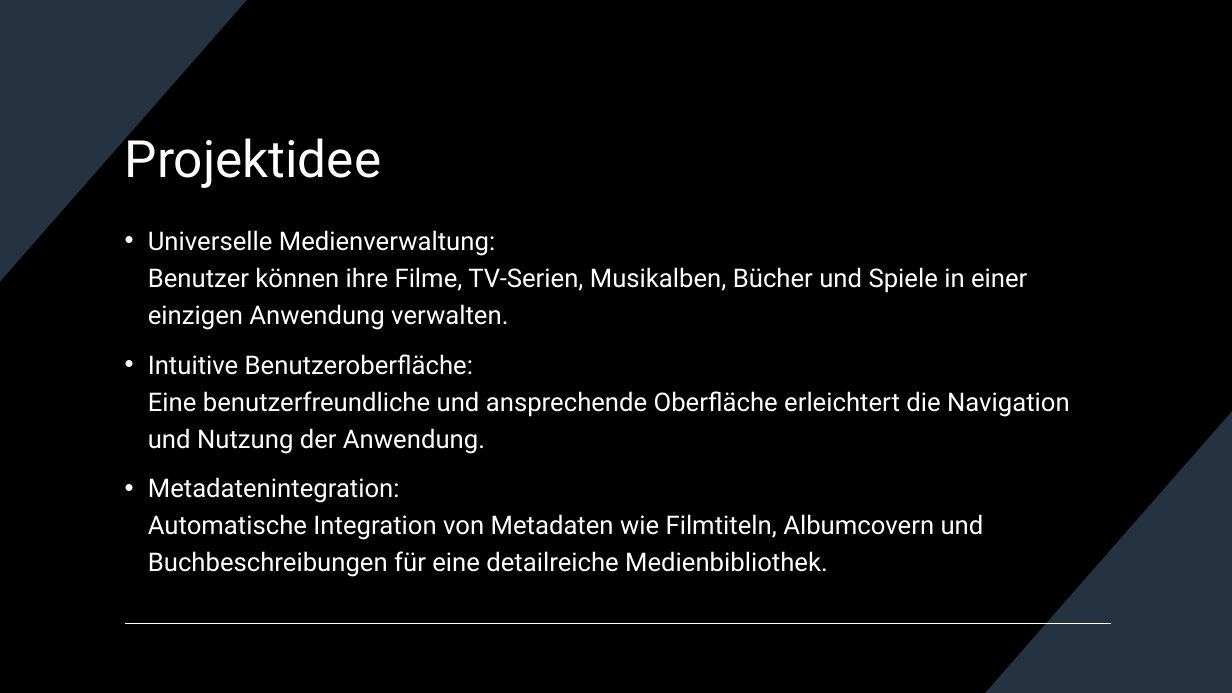
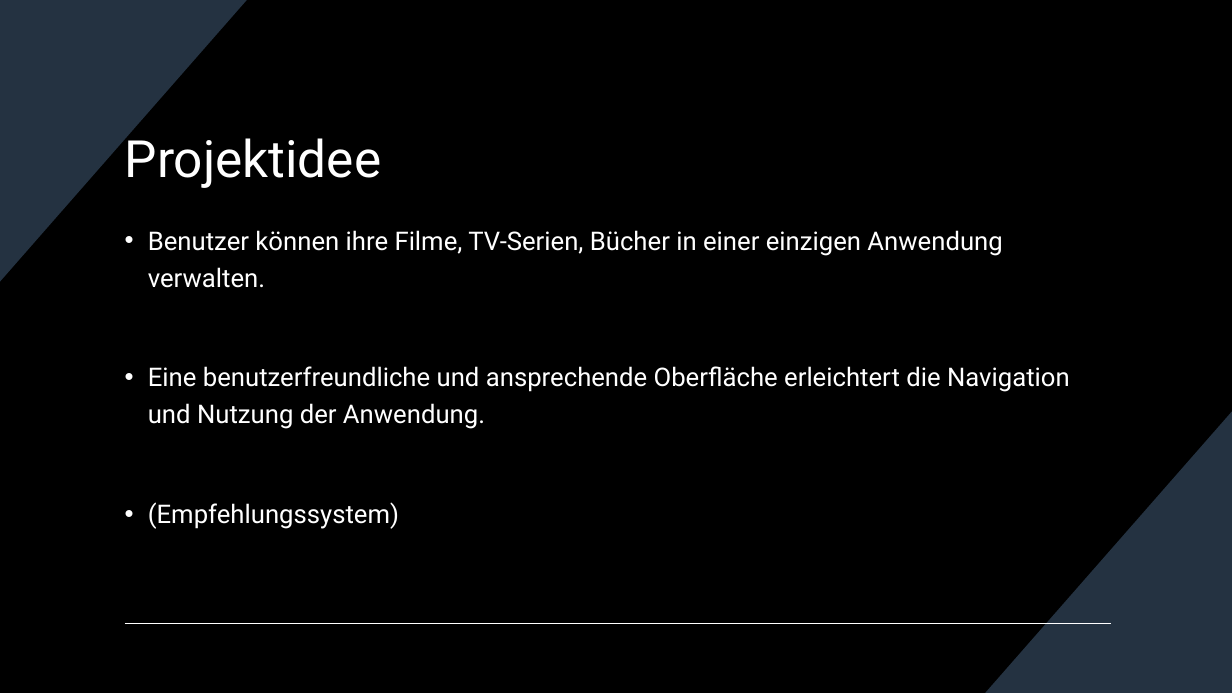
Before and after one commit to AaloFanaa/htldo5_swp, a slide deck: slide 4 of ScreenTale/Projektmanagement/Zwischenpräsentation_14_12_2023.pptx. Drawn at 1232x693 pixels with LibreOffice and Linux fonts; fonts in the diff are those of the drawing. Boxes give left, top, right and bottom in pixels: in the first picture for what was removed or moved away, otherwise in the second. Text is boxed around its words. In the diff, an @@ line names an element or a change of style, - is before the commit and + after.

Commit message:
presentation 2

```diff
--- a/ScreenTale/Projektmanagement/Zwischenpräsentation_14_12_2023.pptx
+++ b/ScreenTale/Projektmanagement/Zwischenpräsentation_14_12_2023.pptx
@@ text at <box>148,230,1070,529</box>: text changed @@
-• Universelle Medienverwaltung:
-  Benutzer können ihre Filme, TV-Serien, Musikalben, Bücher und Spiele in einer einzigen Anwendung verwalten.
-• Intuitive Benutzeroberfläche:
-  Eine benutzerfreundliche und ansprechende Oberfläche erleichtert die Navigation und Nutzung der Anwendung.
-• Metadatenintegration:
-  Automatische Integration von Metadaten wie Filmtiteln, Albumcovern und Buchbeschreibungen für eine detailreiche Medienbibliothek.
+• Benutzer können ihre Filme, TV-Serien, Bücher in einer einzigen Anwendung verwalten.
+• Eine benutzerfreundliche und ansprechende Oberfläche erleichtert die Navigation und Nutzung der Anwendung.
+• (Empfehlungssystem)
```
Also in this commit, not shown: 1 other slide changed.
